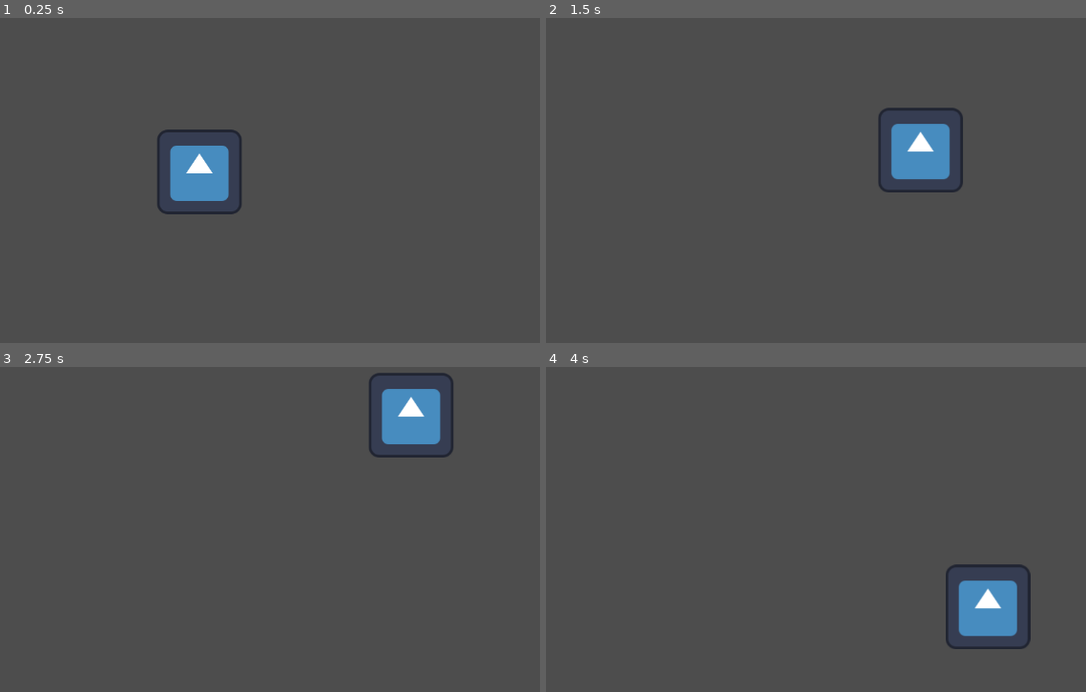
Above: before the commit, frames 1-4 (two rows, left to right).
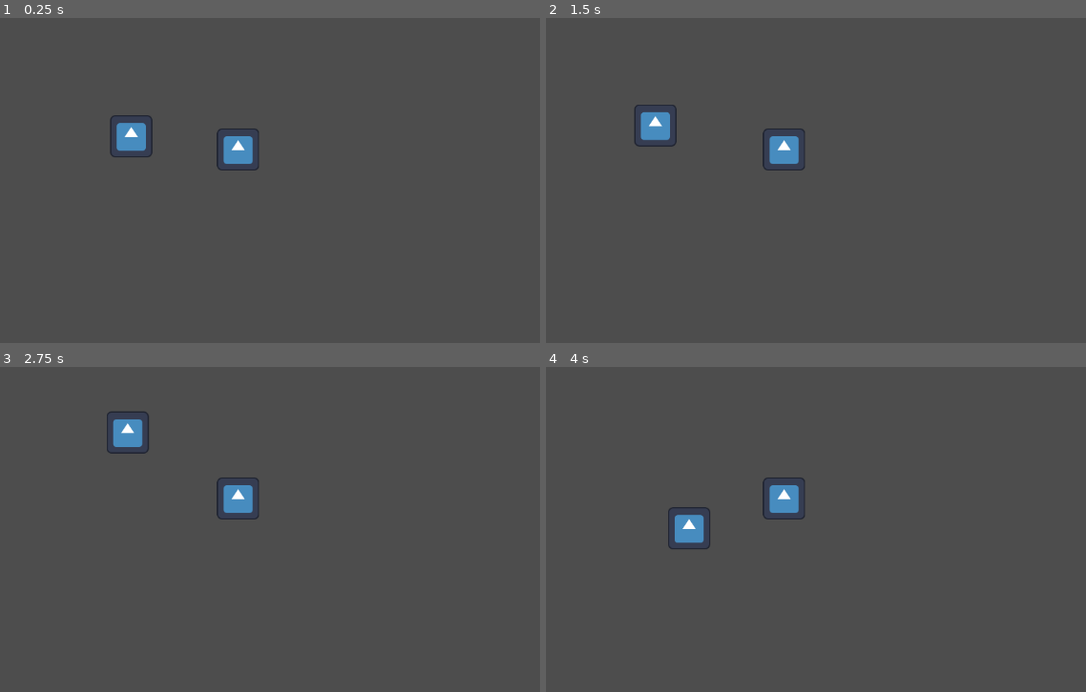
Above: after the commit, the same moments.

Repository: KnGod666/GGJ-2024
Game: Godot game, scene res://scenes/testScene.tscn
Two runs of this game, one before a commit and one after it. Both use one fixed random seed, a clock stepped at 60 frames per second and the inputs below. The project has no main scene, so this scene is started directly. The engine's default icon, where the game draws it, is replaced by a stand-in: a white triangle on a blue panel in a dark square.
Inputs (mouse positions are in pixels of both pictures, inside the frame that each line leads up to):
- Up to frame 1 (0.25 s): no input
- Up to frame 2 (1.5 s): tap Enter at 0.5 s; move the mouse to (886, 125) at 0.52 s; move the mouse to (562, 167) at 1.27 s
- Up to frame 3 (2.75 s): move the mouse to (248, 399) at 2.02 s
- Up to frame 4 (4 s): move the mouse to (675, 581) at 2.77 s; move the mouse to (945, 558) at 3.52 s

The runs differ from the first frame. In frame 1, 3.4% of the frame differs, in the area x 20-48%, y 29-61%; in frame 2, 3.6%; in frame 3, 3.6%; in frame 4, 3.7%, in the area x 22-90%, y 34-87%.

Commit message:
character movement changes obstacle scene added

Diff:
--- a/project.godot
+++ b/project.godot
@@ -12,6 +12,7 @@
 
 config/name="GGJ-2024"
 config/features=PackedStringArray("4.2", "GL Compatibility")
+boot_splash/image="res://resources/Logo.png"
 config/icon="res://icon.svg"
 
 [dotnet]
--- a/scenes/character.tscn
+++ b/scenes/character.tscn
@@ -3,8 +3,9 @@
 [ext_resource type="Script" path="res://scripts/character.gd" id="1_phnoy"]
 [ext_resource type="Texture2D" uid="uid://8xn4bgpr4rka" path="res://icon.svg" id="2_uycg0"]
 
-[sub_resource type="CircleShape2D" id="CircleShape2D_i01hp"]
-radius = 75.0
+[sub_resource type="RectangleShape2D" id="RectangleShape2D_dltgj"]
+custom_solver_bias = 1.0
+size = Vector2(120, 120)
 
 [node name="Player" type="Node2D"]
 script = ExtResource("1_phnoy")
@@ -13,9 +14,12 @@
 texture = ExtResource("2_uycg0")
 
 [node name="RayCast2D" type="RayCast2D" parent="."]
+target_position = Vector2(-100, -100)
 collide_with_areas = true
 
 [node name="PlayerArea" type="Area2D" parent="."]
 
 [node name="CollisionShape2D" type="CollisionShape2D" parent="PlayerArea"]
-shape = SubResource("CircleShape2D_i01hp")
+shape = SubResource("RectangleShape2D_dltgj")
+
+[connection signal="area_entered" from="PlayerArea" to="." method="_on_player_area_area_entered"]
--- /dev/null
+++ b/scenes/obstacles/bumper.tscn
@@ -0,0 +1,16 @@
+[gd_scene load_steps=4 format=3 uid="uid://bkodx2xwr2g1"]
+
+[ext_resource type="PackedScene" uid="uid://b6m6mtp15y0m2" path="res://scenes/obstacles/obstacle.tscn" id="1_a8oer"]
+[ext_resource type="Texture2D" uid="uid://8xn4bgpr4rka" path="res://icon.svg" id="2_eivrw"]
+
+[sub_resource type="RectangleShape2D" id="RectangleShape2D_dn671"]
+size = Vector2(120, 120)
+
+[node name="bumper" instance=ExtResource("1_a8oer")]
+
+[node name="ObstacleSprite" parent="." index="0"]
+texture = ExtResource("2_eivrw")
+
+[node name="CollisionShape2D" parent="ObstacleArea" index="0"]
+shape = SubResource("RectangleShape2D_dn671")
+debug_color = Color(0, 0.6, 0.701961, 0.796078)
--- /dev/null
+++ b/scenes/obstacles/obstacle.tscn
@@ -0,0 +1,14 @@
+[gd_scene load_steps=2 format=3 uid="uid://b6m6mtp15y0m2"]
+
+[ext_resource type="Script" path="res://scripts/obstacle.gd" id="1_srw7e"]
+
+[node name="obstacle" type="Node2D"]
+script = ExtResource("1_srw7e")
+
+[node name="ObstacleSprite" type="Sprite2D" parent="."]
+
+[node name="ObstacleArea" type="Area2D" parent="."]
+
+[node name="CollisionShape2D" type="CollisionShape2D" parent="ObstacleArea"]
+
+[connection signal="area_entered" from="ObstacleArea" to="." method="_on_obstacle_area_area_entered"]
--- a/scenes/testScene.tscn
+++ b/scenes/testScene.tscn
@@ -1,6 +1,7 @@
-[gd_scene load_steps=5 format=3 uid="uid://disd6ppunn5b8"]
+[gd_scene load_steps=7 format=3 uid="uid://disd6ppunn5b8"]
 
 [ext_resource type="PackedScene" uid="uid://bkcum44ela4cm" path="res://scenes/character.tscn" id="2_vp6dn"]
+[ext_resource type="PackedScene" uid="uid://bkodx2xwr2g1" path="res://scenes/obstacles/bumper.tscn" id="2_yvvps"]
 
 [sub_resource type="Shader" id="Shader_qpdjr"]
 code = "shader_type canvas_item;
@@ -23,7 +24,11 @@
 [sub_resource type="ShaderMaterial" id="ShaderMaterial_rxidj"]
 shader = SubResource("Shader_qpdjr")
 
-[sub_resource type="ShaderMaterial" id="ShaderMaterial_jqbvo"]
+[sub_resource type="RectangleShape2D" id="RectangleShape2D_b1eve"]
+size = Vector2(1144.5, 84)
+
+[sub_resource type="RectangleShape2D" id="RectangleShape2D_kt6e6"]
+size = Vector2(158.75, 644)
 
 [node name="TestScene" type="Node2D"]
 
@@ -32,10 +37,28 @@
 position = Vector2(660, 312)
 input_pickable = false
 
-[node name="CollisionPolygon2D" type="CollisionPolygon2D" parent="Area2D"]
-material = SubResource("ShaderMaterial_jqbvo")
-use_parent_material = true
-polygon = PackedVector2Array(-599, -266, 469, -268, 466, 329, -627, 334, -618, -317, -676, -319, -676, 406, 530, 397, 526, -342, -604, -327)
+[node name="CollisionShape2D" type="CollisionShape2D" parent="Area2D"]
+position = Vector2(-96, -318)
+shape = SubResource("RectangleShape2D_b1eve")
 
-[node name="Node2D" parent="." instance=ExtResource("2_vp6dn")]
-position = Vector2(620, 363)
+[node name="CollisionShape2D2" type="CollisionShape2D" parent="Area2D"]
+position = Vector2(494, -6)
+shape = SubResource("RectangleShape2D_kt6e6")
+
+[node name="CollisionShape2D3" type="CollisionShape2D" parent="Area2D"]
+position = Vector2(-671, 11)
+shape = SubResource("RectangleShape2D_kt6e6")
+
+[node name="CollisionShape2D4" type="CollisionShape2D" parent="Area2D"]
+position = Vector2(-84, 327)
+shape = SubResource("RectangleShape2D_b1eve")
+
+[node name="bumper" parent="." instance=ExtResource("2_yvvps")]
+position = Vector2(795, 365)
+
+[node name="Camera2D" type="Camera2D" parent="."]
+position = Vector2(590, 355)
+zoom = Vector2(0.5, 0.5)
+
+[node name="Player" parent="." instance=ExtResource("2_vp6dn")]
+position = Vector2(472, 325)
--- a/scripts/character.gd
+++ b/scripts/character.gd
@@ -16,13 +16,36 @@
 	pass
 
 func _physics_process(delta):
-	raycast.target_position = move_direction*speed*delta+Vector2(50,50)
-	if raycast.is_colliding():
-		move_direction = move_direction.bounce(raycast.get_collision_normal())
-		pass
+	#raycast.target_position = move_direction*speed*delta+Vector2(50,50)*move_direction
+	#raycast.force_raycast_update()
+	#if raycast.is_colliding():
+	#	move_direction = move_direction.bounce(raycast.get_collision_normal())
+	#	pass
 	position += move_direction*speed*delta
 
 	pass
 # Called every frame. 'delta' is the elapsed time since the previous frame.
 func _process(delta):
 	pass
+
+#cuando "muere" se ejecuta esto, no se q va a hacer de momento probablemente algo random
+func kill():
+	pass
+
+
+func _on_player_area_area_entered(area):
+	var areas = $PlayerArea.get_overlapping_areas()
+	raycast.target_position = move_direction*Vector2(100,100)
+	raycast.force_raycast_update()
+	if raycast.is_colliding():
+		move_direction = move_direction.bounce(raycast.get_collision_normal())
+		return
+	raycast.target_position = global_position-area.global_position
+	raycast.force_raycast_update()
+	if(raycast.is_colliding()):
+		move_direction = move_direction.bounce(raycast.get_collision_normal())
+	raycast.target_position = area.global_position-global_position
+	raycast.force_raycast_update()
+	if(raycast.is_colliding()):
+		move_direction = move_direction.bounce(raycast.get_collision_normal())
+	pass # Replace with function body.
--- /dev/null
+++ b/scripts/obstacle.gd
@@ -0,0 +1,18 @@
+extends Node
+
+@export var isMortal:bool
+# Called when the node enters the scene tree for the first time.
+func _ready():
+	pass
+
+
+# Called every frame. 'delta' is the elapsed time since the previous frame.
+func _process(delta):
+	pass
+
+
+func _on_obstacle_area_area_entered(area):
+	if area.name == "PlayerArea":
+		var player = area.get_parent()
+		if isMortal:
+			player.kill()
Binary file added: resources/Logo.png
Not shown, added: resources/Logo.png.import
Not shown, removed: resources/dummy.txt
